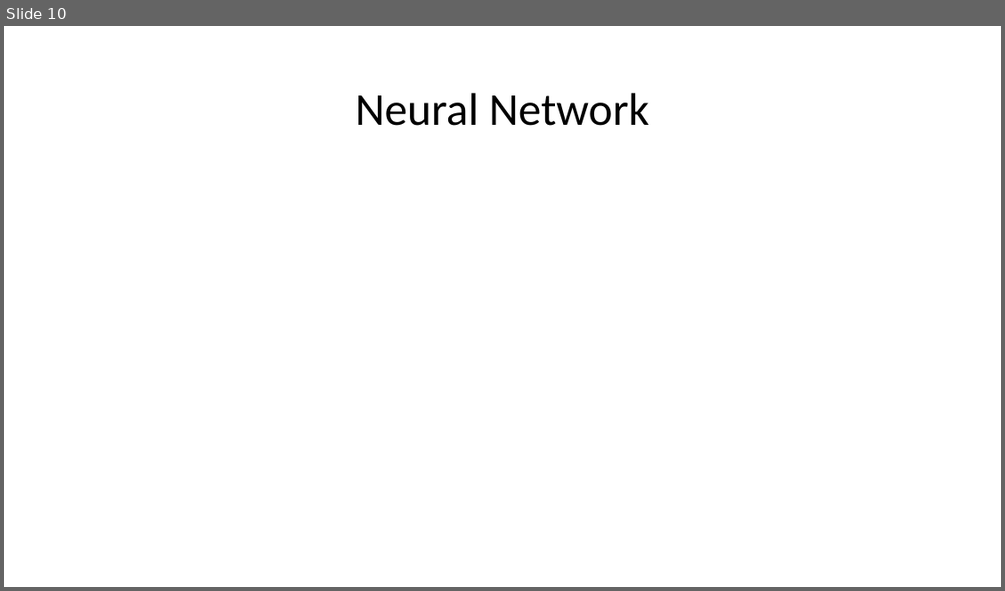
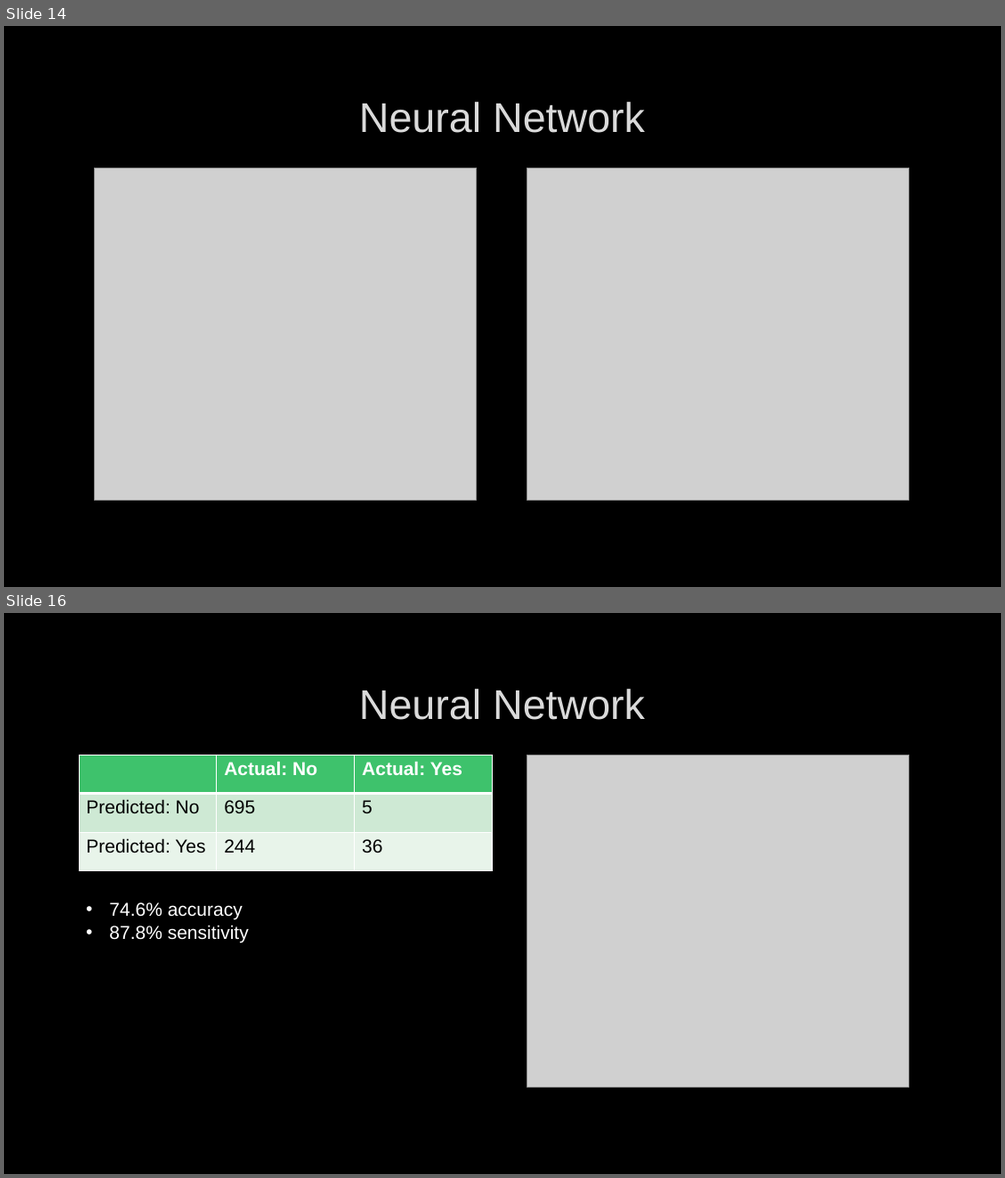
Before and after one commit to hunterblum/Data-Mining-G4, a slide deck: Stroke Dataset Presentation.pptx. Shown one above the other, each under a label of ours: slide 10 before the commit, slides 14 and 16 after it; the slides between them are not shown. The pictures are 1005x591 and 1005x1178 pixels, drawn with LibreOffice and Linux fonts; fonts in the diff are those of the drawing; grey boxes stand for pictures; background and template pictures are left out. Boxes give left, top, right and bottom in pixels: in the first picture for what was removed or moved away, otherwise in the second. Text is boxed around its words. In the diff, an @@ line names an element or a change of style, - is before the commit and + after.

```diff
--- a/Stroke Dataset Presentation.pptx
+++ b/Stroke Dataset Presentation.pptx
@@ slide 16 added at [4,613,1001,1174], background picture (left out) @@
@@ title added at [359,689,645,720], 40 pt, text #DADADA @@
+Neural Network
@@ table added at [79,755,492,870], 3 rows, 3 columns @@
+ | Actual: No | Actual: Yes
+Predicted: No | 695 | 5
+Predicted: Yes | 244 | 36
@@ picture added at [527,755,909,1086] @@
@@ text added at [109,902,249,942], 18 pt, text #FFFFFF @@
+• 74.6% accuracy
+• 87.8% sensitivity
@@ what was slide 10 is now slide 14 @@
@@ slide 14 changed as well @@
@@ background #FFFFFF to picture (left out) @@
@@ title "Neural Network": place and size @@
-title "Neural Network" at [356,93,649,126]
+title "Neural Network" at [359,102,645,133]
@@ title "Neural Network" at [359,102,645,133]: size 44 to 40 pt, font Calibri to Arial, text colour #000000 to #DADADA, letter outline none to #404040 0.75 pt; line spacing 0.9 to 1 @@
@@ picture added at [95,168,477,499] @@
@@ picture added at [527,168,909,499] @@
```
Also in this commit, not shown: 2 other slides changed, 16 other slides added, 12 slides removed.
